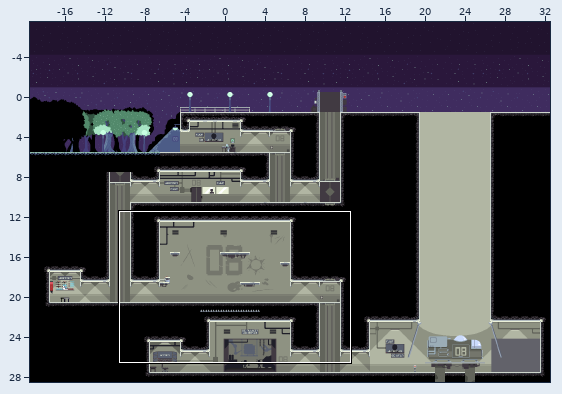
Level history. Tiled map: Assets/Assets/Prueba tutorial tiled/tutorial.tmx. Above, an overview of the earlier version with the close-up marked.
Close-up. Before:
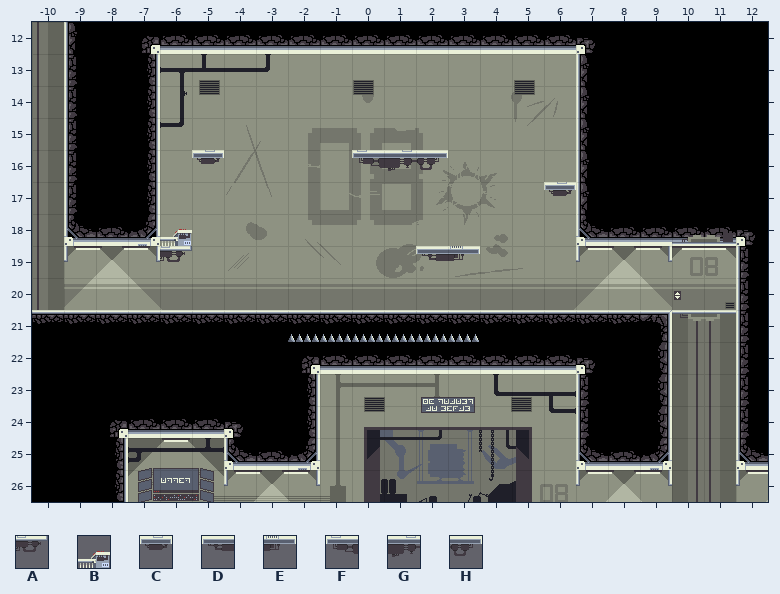
Cells are 32x32 px. Shown: x -10..12, y 12..26.
Key: from "obj_lvl1_coachplat_01": A 0; from "obj_lvl1_coachplat_02": B 0; from "obj_lvl1_plataform_01": C 0; from "obj_lvl1_plataform_02": D 0; from "obj_lvl1_plataform_03": E 0; from "obj_lvl1_plataform_04": F 0; from "obj_lvl1_plataform_05": G 0; from "obj_lvl1_plataform_06": H 0.
_ is an empty cell.
Layers that did not change in this view are not listed.
Layer "Plataformas" before, first column x -10:
12 _______________________
13 _______________________
14 _______________________
15 _______________________
16 _____C____FGH__________
17 ________________C______
18 ____B__________________
19 ____A_______DE_________
20 _______________________
21 _______________________
22 _______________________
23 _______________________
24 _______________________
25 _______________________
26 _______________________
Once edited:
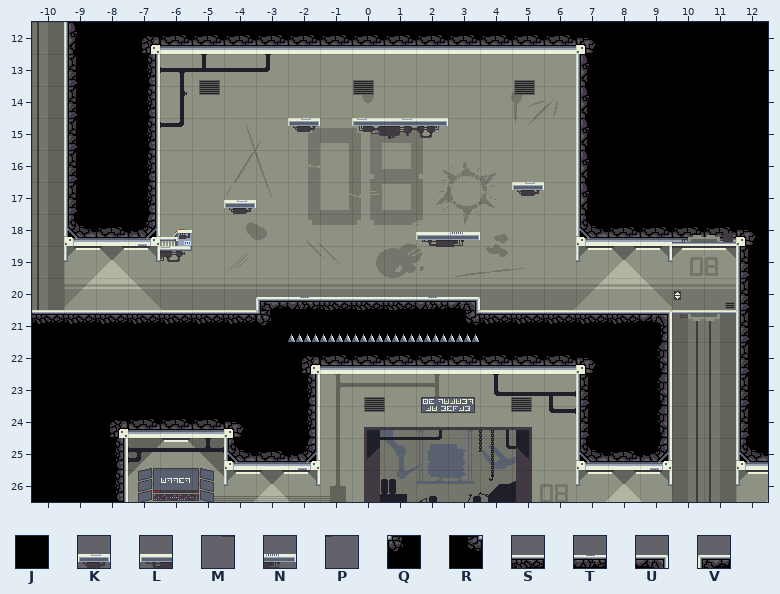
Further tiles: from "bg_lvl1_outside_01": J 120; from "obj_lvl1_plataformmiddle_01": K 0; from "obj_lvl1_plataformmiddle_02": L 0, M 1; from "obj_lvl1_plataformmiddle_03": N 0, P 1; from "tile_lvl1_inside_01": Q 12, R 13; from "tile_lvl1_inside_05": S 0, T 1, U 2, V 6.
Tiles of an added or newly shown layer are drawn over the layers below it.
The commit says: primer training
Edits made:
Layer "Plataformas":
y 16: x -5 C -> _; x 0..2 FGH -> ___
y 17: x 6 C -> _
y 19: x 2..3 DE -> __
Layer "Training1" (added):
y 15: x -2 _ -> C; x 0..2 ___ -> FGH
y 17: x -4 _ -> K; x 5 _ -> C
y 18: x 2..3 __ -> LN
y 19: x 2..3 __ -> MP
y 20: x -3..3 _______ -> VTSSSTU
y 21: x -3..3 _______ -> QJJJJJR
